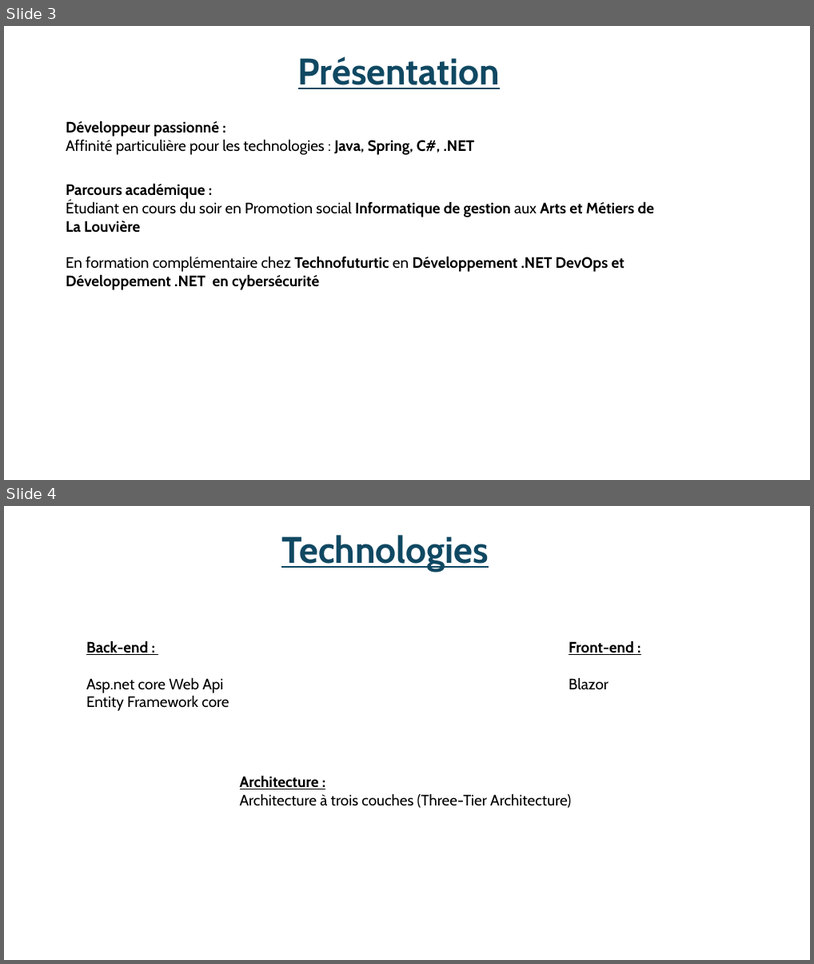
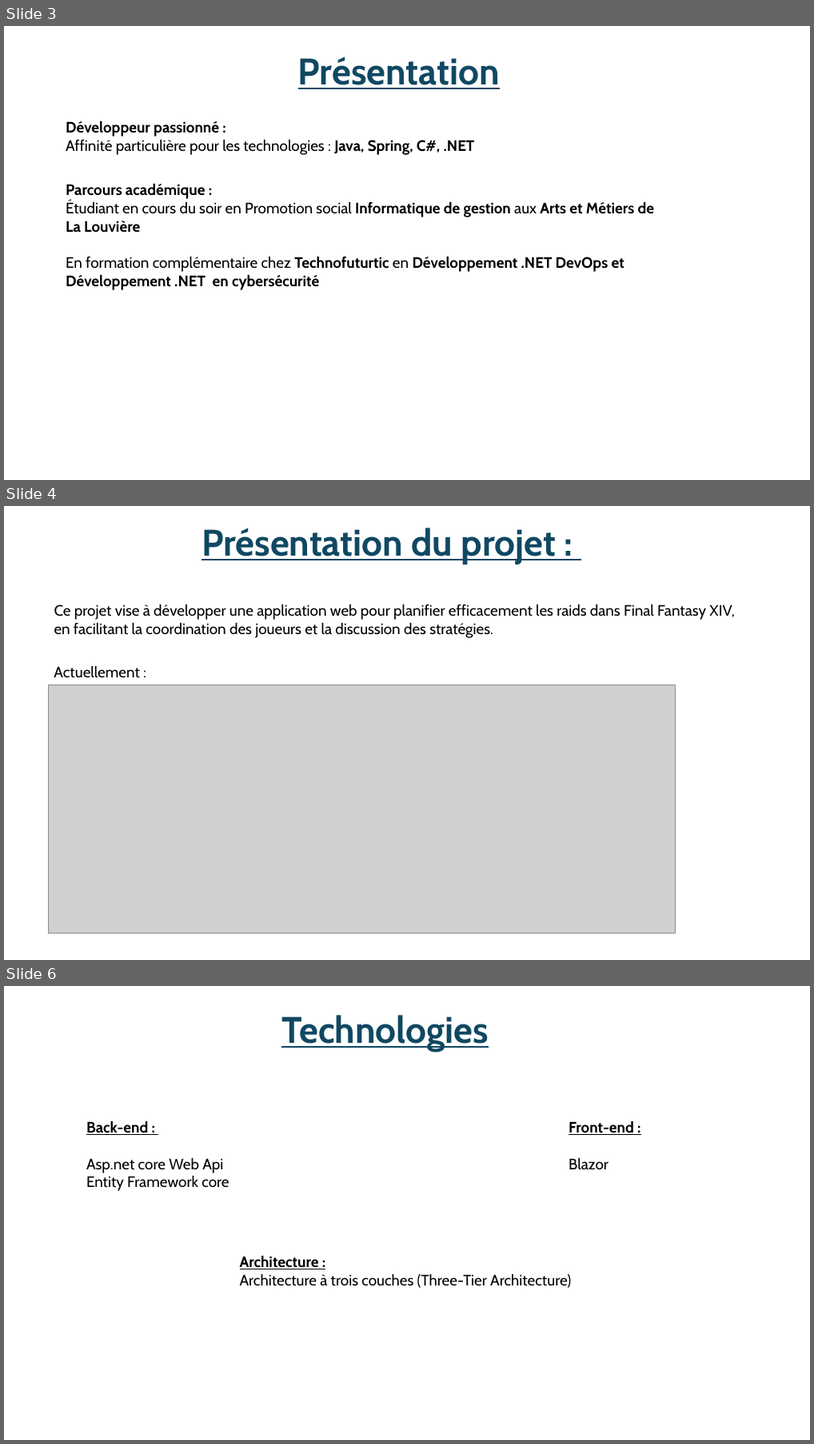
Before and after one commit to Epestia/RaidPlanner, a slide deck: RaidPlanner.Analyse/Presentation/Présentation1.pptx. Shown one above the other, each under a label of ours: slides 3 and 4 before the commit, slides 3, 4 and 6 after it; the slides between them are not shown. The pictures are 814x964 and 814x1444 pixels, drawn with LibreOffice and Linux fonts; fonts in the diff are those of the drawing; grey boxes stand for pictures. Boxes give left, top, right and bottom in pixels: in the first picture for what was removed or moved away, otherwise in the second. Text is boxed around its words. In the diff, an @@ line names an element or a change of style, - is before the commit and + after.

```diff
--- a/RaidPlanner.Analyse/Presentation/Présentation1.pptx
+++ b/RaidPlanner.Analyse/Presentation/Présentation1.pptx
@@ slide 4 added at [4, 506, 810, 960], background #FFFFFF @@
@@ text added at [202, 528, 557, 564], 44 pt, text #104862, bold, underline @@
+Présentation du projet :
@@ text added at [54, 604, 735, 638], 18 pt, text #000000 @@
+Ce projet vise à développer une application web pour planifier efficacement les raids dans Final Fantasy XIV, en facilitant la coordination des joueurs et la discussion des stratégies.
@@ text added at [54, 665, 139, 678], 18 pt, text #000000 @@
+Actuellement :
@@ picture added at [48, 684, 676, 933] @@
@@ what was slide 4 is now slide 6 @@
```
Also in this commit, not shown: 2 slides changed, 4 other slides added, 1 slide removed.
